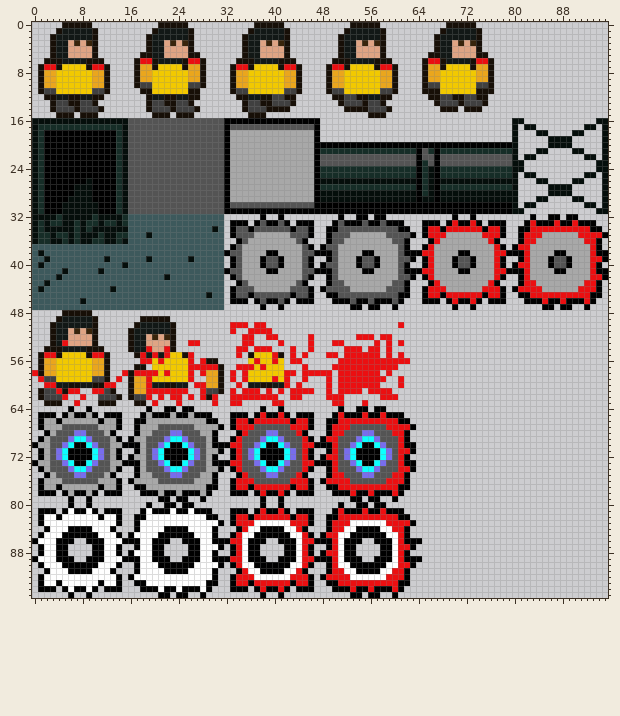
Sprite sheet: assets/tiles.png. The picture above is the old version.
The file is 96x96 pixels.
And afterwards:
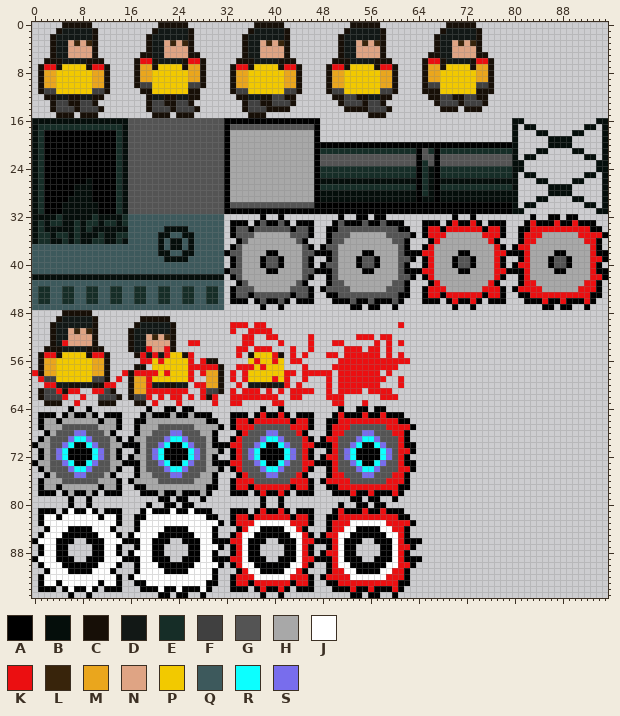
Palette (. is transparent): A #000000  B #050e0b  C #170f07  D #121816  E #162d27  F #404040  G #545454  H #a8a8a8  J #ffffff  K #eb0f11  L #38240b  M #eaa61d  N #dfa484  P #f2c900  Q #3d595c  R #0cffff  S #786ded
From old to new:
Changed rows in their new state; - is an unchanged pixel.
first column x 0:
34 ----------------------BBBB----Q-
35 -------------------Q-BB--BB-----
36 ---------------------B-BB-B-----
37 ---------------------B-BB-B-----
38 -Q-------------------BB--BB-----
39 --Q---------Q------Q--BBBBQ-----
40 -Q-------------Q----------------
41 -----Q-----Q--------------------
42 BBBB-BBBBBBBBBBBBBBBBB-BBBBBBBBB
43 --Q-----------------------------
44 -EE--EE--EE--EE--EE--EE--EE--EE-
45 -EE--EE--EE--EE--EE--EE--EE--EE-
46 -EE--EE-QEE--EE--EE--EE--EE--EE-
